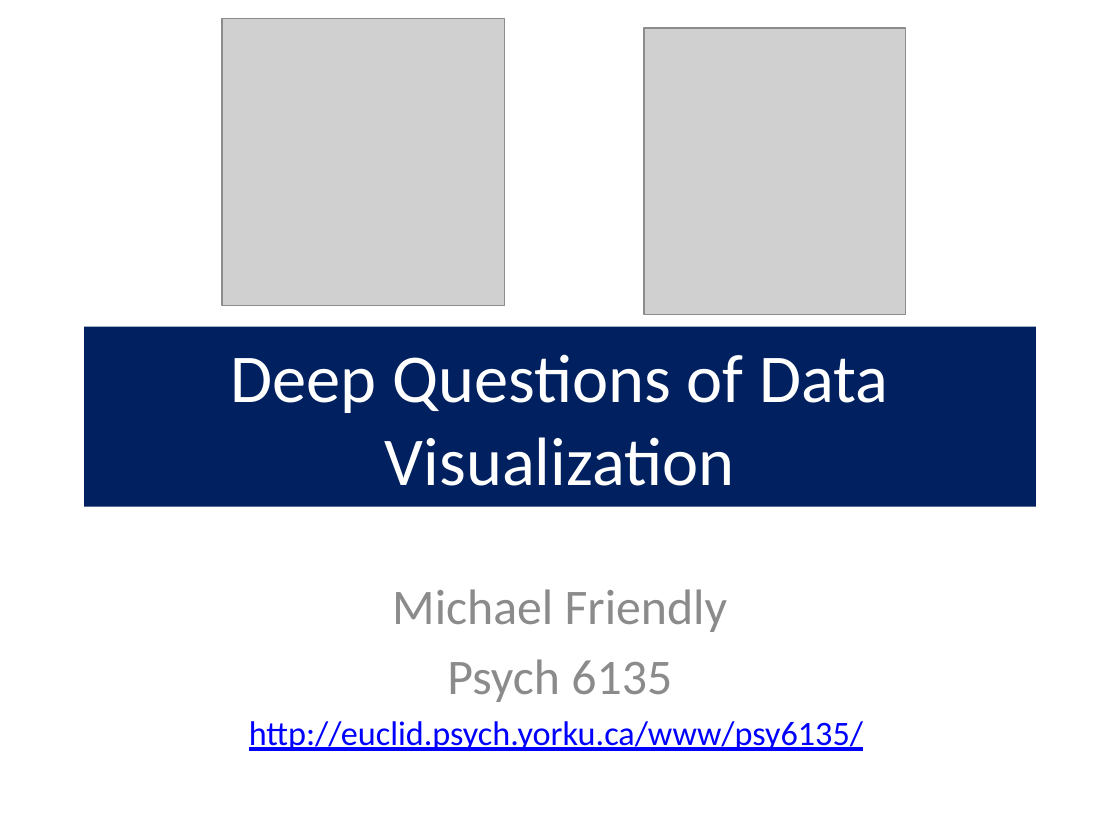
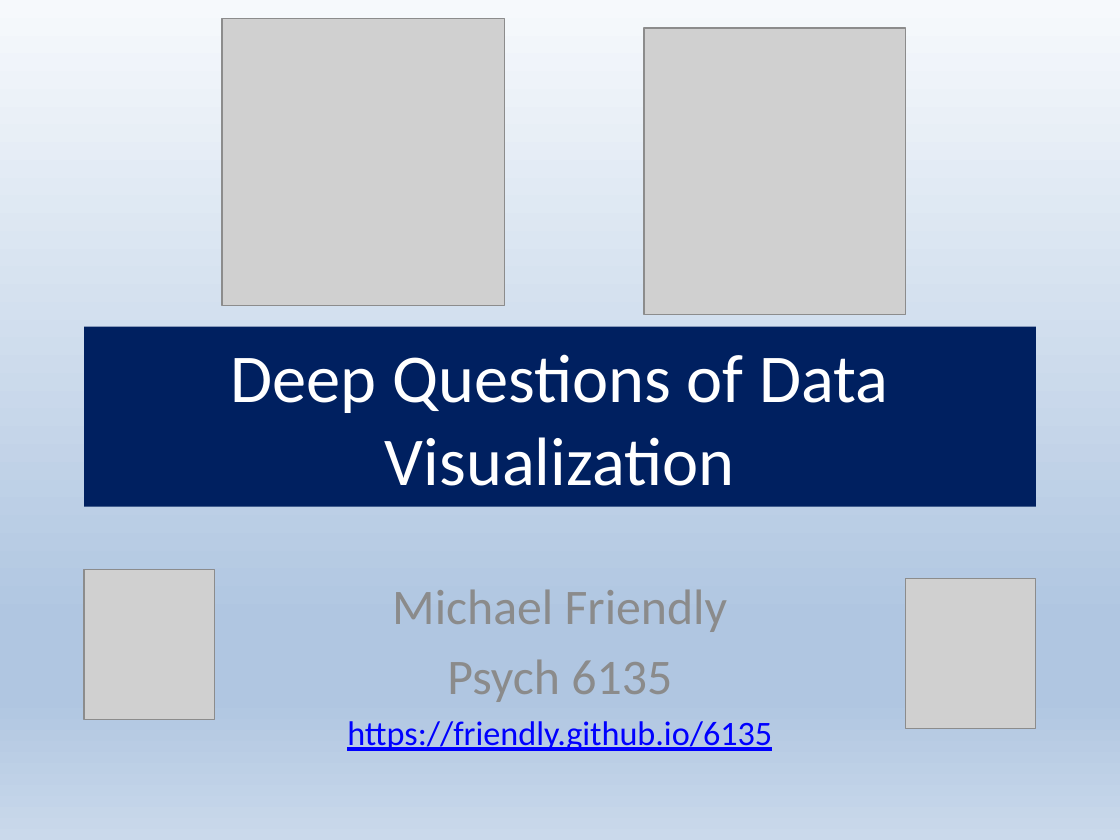
Before and after one commit to friendly/6135, a slide deck: slide 1 of lectures/DeepQuestions.pptx. Drawn at 1120x840 pixels with LibreOffice and Linux fonts; fonts in the diff are those of the drawing; grey boxes stand for pictures. Boxes give left, top, right and bottom in pixels: in the first picture for what was removed or moved away, otherwise in the second. Text is boxed around its words. In the diff, an @@ line names an element or a change of style, - is before the commit and + after.

Commit message:
update lectures

```diff
--- a/lectures/DeepQuestions.pptx
+++ b/lectures/DeepQuestions.pptx
@@ background #FFFFFF to gradient #F6F9FC to #B0C6E1 to #CAD9EB @@
@@ picture added at (84, 569, 214, 719) @@
@@ picture added at (906, 579, 1036, 729) @@
@@ subtitle at (347, 721, 772, 751): text changed @@
-http://euclid.psych.yorku.ca/www/psy6135/
+https://friendly.github.io/6135
```
Also in this commit, not shown: 1 other slide changed, 1 slide added, 31 other files.
